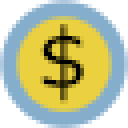
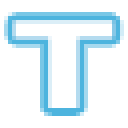
Comparing the layer stacks of the two 128 x 128 images. Changes:
added layer "T" above "*" over [12, 20, 116, 108]
hid "$" over [40, 24, 84, 104]
hid "utf_variable_bg" over [0, 0, 128, 128]
